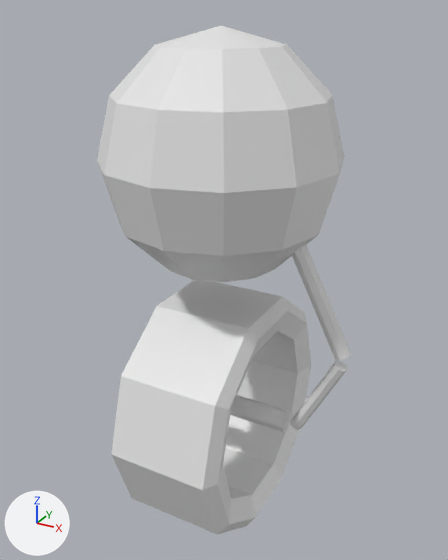
The FBX model GameJam-Spaceship/Assets/models/Y-0.fbx, before and after one commit.
Rendered twice from a camera (50 mm lens) standing at (2.18, -3.79, 4.05) and looking at (0.02, 0.13, 2.09). Lighting does not change. The marker at lower left points along +X, +Y and +Z. Where no turn or scale is listed for an object, it has been applied to the vertices.

Before the edit, the objects in view are built like this:
```python
me_cylinder_001 = bpy.data.meshes.new('Cylinder.001')
me_cylinder_001.from_pydata(...)  # 80 vertices, 80 faces; spans x -0.46..0.48, y -0.88..1.12, z 0.0..1.91
me_cylinder_003 = bpy.data.meshes.new('Cylinder.003')
me_cylinder_003.from_pydata(...)  # 16 vertices, 10 faces; spans x -0.599..0.62, y 0.028..0.205, z 0.866..1.05
me_cylinder_004 = bpy.data.meshes.new('Cylinder.004')
me_cylinder_004.from_pydata(...)  # 16 vertices, 10 faces; spans x 0.651..1.073, y 0.064..0.169, z 0.939..1.633
me_cylinder_005 = bpy.data.meshes.new('Cylinder.005')
me_cylinder_005.from_pydata(...)  # 16 vertices, 10 faces; spans x 0.573..1.093, y 0.052..0.181, z 1.663..2.517
me_sphere_001 = bpy.data.meshes.new('Sphere.001')
me_sphere_001.from_pydata(...)  # a UV sphere (12 segments, 6 rings, poles along z) spanning x -0.88..0.91, y -0.78..1.01, z 2.15..3.94
ob_axle = bpy.data.objects.new('Axle', me_cylinder_003)
ob_axle.location = (0.0, 0.0, 0.0)
ob_body = bpy.data.objects.new('Body', me_sphere_001)
ob_body.location = (0.0, 0.0, 0.0)
ob_cylinder = bpy.data.objects.new('Cylinder', me_cylinder_001)
ob_cylinder.location = (0.0, 0.0, 0.0)
ob_susplower = bpy.data.objects.new('SuspLower', me_cylinder_004)
ob_susplower.location = (0.0, 0.0, 0.0)
ob_suspupper = bpy.data.objects.new('SuspUpper', me_cylinder_005)
ob_suspupper.location = (0.0, 0.0, 0.0)
```
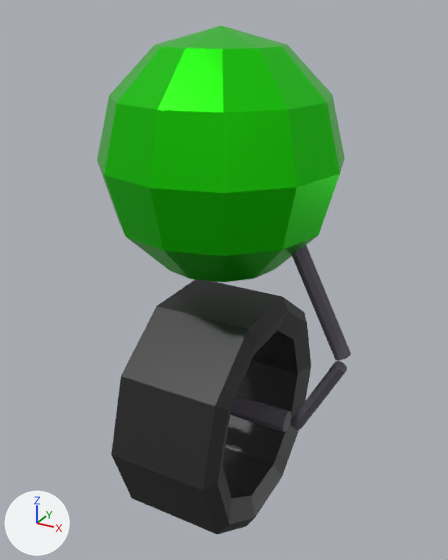
What differs and where, as boxes [x1, y1, x2, y2] in the pictures (448 x 560 px):
'Body', recoloured (grey to green): [97, 26, 345, 282] in both
'Cylinder', recoloured (grey to black): [111, 280, 311, 534] in both
'SuspUpper', recoloured: [292, 245, 351, 360] in both
'Axle', recoloured (grey to black): [230, 395, 291, 432] in both
'SuspLower', recoloured: [291, 361, 347, 430] in both

The change, as a diff of the scene's bpy script:
```diff
--- a/GameJam-Spaceship/Assets/models/Y-0.fbx.py
+++ b/GameJam-Spaceship/Assets/models/Y-0.fbx.py
@@ mat_steel @@
+mat_steel = principled_material('Steel')
+mat_steel.base_color = (0.0996, 0.0908, 0.115)  # dark grey #59555f
@@ mat_tyre @@
+mat_tyre = principled_material('Tyre')
+mat_tyre.base_color = (0.016, 0.016, 0.016)  # black #222222
@@ mat_green @@
+mat_green = principled_material('Green')
+mat_green.base_color = (0.0132, 0.8, 0.0)  # green #1ee700
+mat_green.metallic = 0.786
+mat_green.roughness = 0.305
@@ me_sphere_001 @@
 me_sphere_001.from_pydata(...)  # 62 vertices, 72 faces; spans x -0.88..0.91, y -0.78..1.01, z 2.15..3.94
+me_sphere_001.materials.append(mat_green)  # green #1ee700
@@ me_cylinder_005 @@
 me_cylinder_005.from_pydata(...)  # 16 vertices, 10 faces; spans x 0.573..1.093, y 0.052..0.181, z 1.663..2.517
+me_cylinder_005.materials.append(mat_steel)  # dark grey #59555f
@@ me_cylinder_001 @@
 me_cylinder_001.from_pydata(...)  # 80 vertices, 80 faces; spans x -0.46..0.48, y -0.88..1.12, z 0.0..1.91
+me_cylinder_001.materials.append(mat_tyre)  # black #222222
@@ me_cylinder_004 @@
 me_cylinder_004.from_pydata(...)  # 16 vertices, 10 faces; spans x 0.651..1.073, y 0.064..0.169, z 0.939..1.633
+me_cylinder_004.materials.append(mat_steel)  # dark grey #59555f
@@ me_cylinder_003 @@
 me_cylinder_003.from_pydata(...)  # 16 vertices, 10 faces; spans x -0.599..0.62, y 0.028..0.205, z 0.866..1.05
+me_cylinder_003.materials.append(mat_steel)  # dark grey #59555f
```
